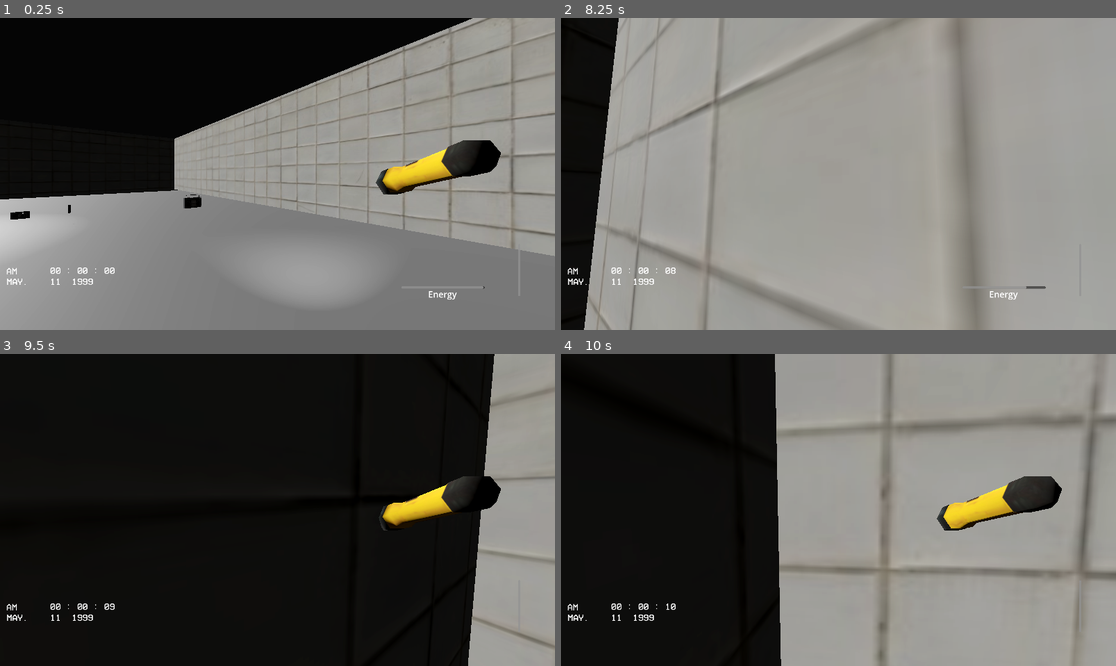
Above: before the commit, frames 1-4 (two rows, left to right).
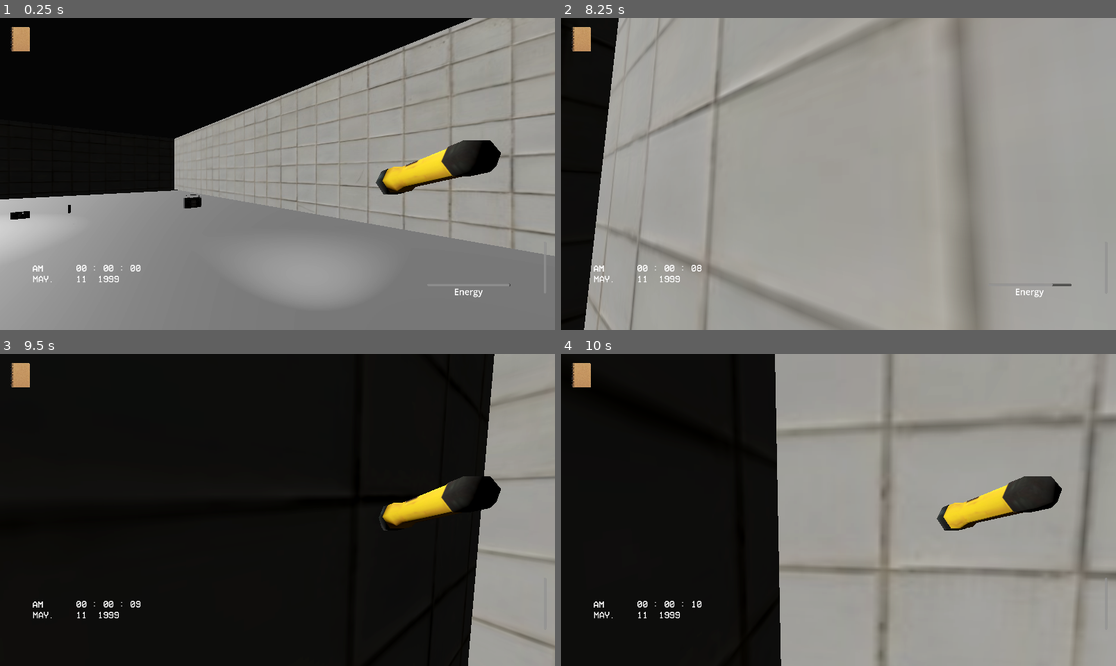
Above: after the commit, the same moments.

Repository: Roberti-coi/horor_game
Game: Godot game, scene res://scenes/level_test.tscn
Two runs of this game, one before a commit and one after it. Both use one fixed random seed, a clock stepped at 60 frames per second and the inputs below.
Inputs (mouse positions are in pixels of both pictures, inside the frame that each line leads up to):
- Up to frame 1 (0.25 s): no input
- Up to frame 2 (8.25 s): tap Enter at 0.5 s; move the mouse to (866, 174) at 0.52 s; hold W (forward) 0.53-5.78 s; tap E (interact) at 0.6, 1.55, 2.1, 3.05, 3.8, 4.35, 5.3, 5.85, 6.8, 7.55, 8.1 s; tap Space (jump) at 0.77, 1.52, 3.02, 3.77, 4.25, 4.52, 6.02, 6.77, 7.52 s; move the mouse to (810, 174) at 1.27 s; tap F (flashlight) at 1.35, 5.1 s; move the mouse to (849, 167) at 2.02 s; move the mouse to (832, 180) at 2.77 s; tap Shift (sprint) at 2.85, 6.6 s; move the mouse to (877, 177) at 3.52 s; hold Z (zoom) 3.53-4.28 s; move the mouse to (794, 170) at 4.27 s; move the mouse to (844, 174) at 5.02 s; move the mouse to (816, 167) at 5.77 s; hold D (right) 5.78-6.53 s; move the mouse to (866, 174) at 6.52 s; hold W (forward) from 6.53 s (still down); move the mouse to (810, 174) at 7.27 s; tap Z (zoom) at 7.35 s; move the mouse to (849, 167) at 8.02 s
- Up to frame 3 (9.5 s): move the mouse to (271, 516) at 8.77 s; release W (forward) at 8.78 s; hold A (left) from 8.78 s (still down); tap F (flashlight) at 8.85 s; tap Space (jump) at 9.02 s; tap E (interact) at 9.05 s
- Up to frame 4 (10 s): move the mouse to (877, 513) at 9.52 s; release A (left) at 9.53 s; hold W (forward) from 9.53 s (still down); tap E (interact) at 9.6 s; tap Space (jump) at 9.77 s

The runs differ from the first frame. In frame 1, 0.7% of the frame differs, in the area x 1-92%, y 2-91%; in frame 2, 0.8%; in frame 3, 0.6%; in frame 4, 0.6%.

Commit message:
Add files via upload

Diff:
--- a/scenes/ui.tscn
+++ b/scenes/ui.tscn
@@ -1,8 +1,10 @@
-[gd_scene load_steps=7 format=3 uid="uid://l6bygym2fumk"]
+[gd_scene load_steps=9 format=3 uid="uid://l6bygym2fumk"]
 
 [ext_resource type="Shader" path="res://shader/vhs.gdshader" id="1_4wely"]
 [ext_resource type="Script" path="res://script/timer.gd" id="1_21b5m"]
 [ext_resource type="FontFile" uid="uid://cwjuco6a2m8d8" path="res://font/VCR_OSD_MONO_1.001.ttf" id="1_f4m7s"]
+[ext_resource type="Texture2D" uid="uid://1kkd3snrq04b" path="res://textures/interact.png" id="4_328wb"]
+[ext_resource type="Texture2D" uid="uid://dybkhryrc1p5g" path="res://textures/guide.png" id="5_4ph4w"]
 
 [sub_resource type="ShaderMaterial" id="ShaderMaterial_otwl6"]
 shader = ExtResource("1_4wely")
@@ -29,10 +31,10 @@
 anchors_preset = 15
 anchor_right = 1.0
 anchor_bottom = 1.0
-offset_left = -96.0
-offset_top = 4.0
-offset_right = -96.0
-offset_bottom = 4.0
+offset_left = -6.0
+offset_top = -5.0
+offset_right = -6.0
+offset_bottom = -5.0
 grow_horizontal = 2
 grow_vertical = 2
 
@@ -58,7 +60,8 @@
 step = 0.2
 value = 1.0
 
-[node name="interact_text" type="RichTextLabel" parent="."]
+[node name="interact_text1" type="RichTextLabel" parent="."]
+visible = false
 layout_mode = 0
 offset_left = 704.0
 offset_top = 742.0
@@ -124,3 +127,21 @@
 max_value = 1.0
 step = 0.0
 value = 1.0
+
+[node name="interact_text" type="TextureRect" parent="."]
+layout_mode = 0
+offset_left = 972.0
+offset_top = 540.0
+offset_right = 1708.0
+offset_bottom = 1175.0
+scale = Vector2(0.122329, 0.126144)
+texture = ExtResource("4_328wb")
+
+[node name="guide" type="TextureRect" parent="."]
+layout_mode = 0
+offset_left = 40.0
+offset_top = 32.0
+offset_right = 776.0
+offset_bottom = 976.0
+scale = Vector2(0.1, 0.103)
+texture = ExtResource("5_4ph4w")
Binary file added: textures/guide.png
Not shown, added: textures/guide.png.import
Binary file added: textures/interact.png
Not shown, added: textures/interact.png.import
